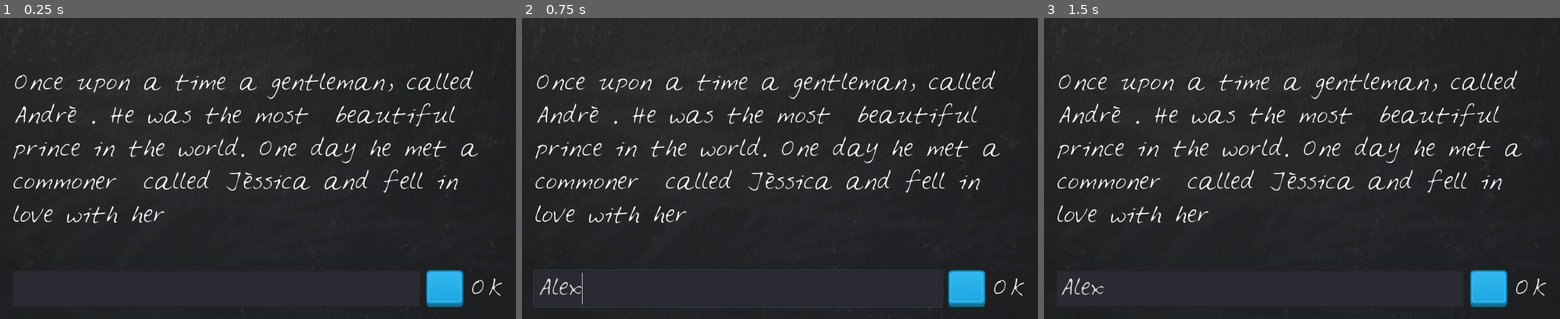
Above: before the commit, frames 1-3 (left to right).
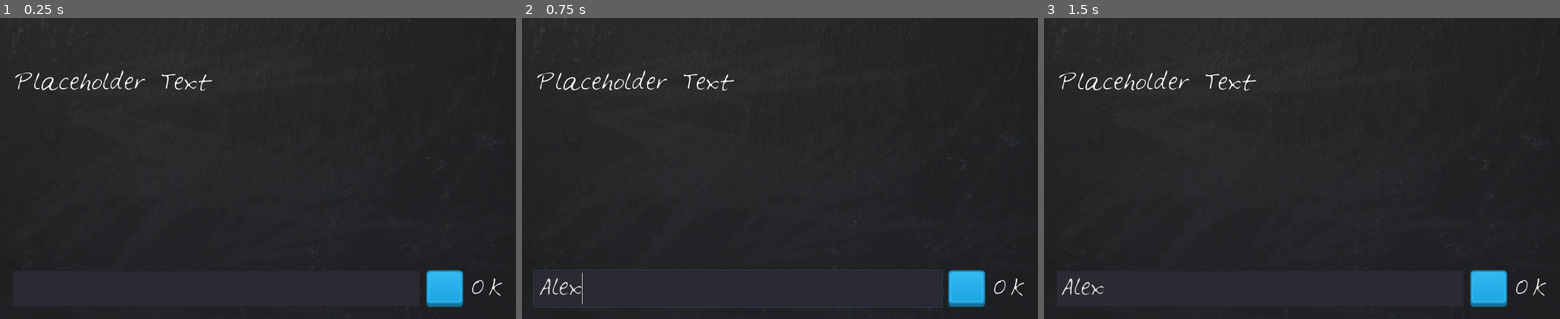
Above: after the commit, the same moments.

Repository: TheJessicaBohn/discovering-godot-course
Game: Godot game, scene res://LooneyLips.tscn
Two runs of this game, one before a commit and one after it. Both use one fixed random seed, a clock stepped at 60 frames per second and the inputs below.
Inputs (mouse positions are in pixels of both pictures, inside the frame that each line leads up to):
- Up to frame 1 (0.25 s): no input
- Up to frame 2 (0.75 s): click (738, 288) at 0.52 s; type "Alex" at 0.6 s
- Up to frame 3 (1.5 s): click (1487, 288) at 1.25 s

The runs differ from the first frame. In frame 1, 4.7% of the frame differs, in the area x 2-93%, y 17-69%; in frame 2, 4.7%; in frame 3, 4.7%.
Error after the commit: Parse Error: Error parsing expression, misplaced: ']' (res://LooneyLips.gd:39)

Commit message:
Updated Looney_Lips

Diff:
--- a/Looney_Lips/LooneyLips.gd
+++ b/Looney_Lips/LooneyLips.gd
@@ -1,21 +1,49 @@
 extends Control
 
+var player_words = []
+var story = "Once upon a time a gentleman, called %s. He was the most %s prince in the %s. One day he met a commoner  called %s and fell in %s with her"
+var prompts = [ " a name ", " a noun", "adverb", "adjective"]
+
+onready var PlayerText = $VBoxContainer/HBoxContainer/PlayerText
+onready var DisplayText = $VBoxContainer/DisplayText
+
 func _ready():
-	var prompts = [ " André ", " beautiful", "world", "Jéssica", "love"]
-	var story = "Once upon a time a gentleman, called %s. He was the most %s prince in the %s. One day he met a commoner  called %s and fell in %s with her"
-	print(story % prompts)
-	#prompts = [ " Kylo Ren ", " hideous", "world", "Rey", "hate"]
-	#print(story % prompts)
-	#person = " Someone Else "
-	#print("Once upon a time a gentle, called" + person + "the most beautiful prince in the world")
-	#$DisplayText.text = "Qualquer coisa na tela"
-	$VBoxContainer/DisplayText.text = story % prompts
+	check_player_words_length()
 
 
 func _on_PlayerText_text_entered(new_text):
-	update_DisplayText(new_text)
+#	update_DisplayText(new_text)
+#	story = ""
+	add_to_player_words()
 
 
-func update_DisplayText(words):
-	$VBoxContainer/DisplayText.text = words
-	$VBoxContainer/HBoxContainer/PlayerText.clear()
+func _on_TextureButton_pressed():
+#	var words = PlayerText.text
+#	update_DisplayText(words)
+	add_to_player_words()
+
+
+#func update_DisplayText(words):
+#	$VBoxContainer/DisplayText.text = words
+#	$VBoxContainer/HBoxContainer/PlayerText.clear()
+
+
+func add_to_player_words():
+	player_words.append(PlayerText.text)
+
+
+func is_story_done():
+	return player_words.size() == prompts.size()
+
+
+func check_player_words_length():]
+	if is_story_done():
+		tell_story()
+	else:
+		prompts_player()
+
+func tell_story():
+	DisplayText.text = story % player_words
+
+func prompts_player():
+	DisplayText.text = "May I have"	+ prompts[player_words.size()] + " please?"
--- a/Looney_Lips/LooneyLips.tscn
+++ b/Looney_Lips/LooneyLips.tscn
@@ -48,9 +48,9 @@
 }
 
 [node name="DisplayText" type="Label" parent="VBoxContainer"]
-margin_top = 74.0
+margin_top = 75.0
 margin_right = 976.0
-margin_bottom = 474.0
+margin_bottom = 475.0
 rect_min_size = Vector2( 0, 400 )
 custom_fonts/font = SubResource( 1 )
 text = "Placeholder Text "
@@ -97,3 +97,4 @@
 "_edit_use_anchors_": false
 }
 [connection signal="text_entered" from="VBoxContainer/HBoxContainer/PlayerText" to="." method="_on_PlayerText_text_entered"]
+[connection signal="pressed" from="VBoxContainer/HBoxContainer/TextureButton" to="." method="_on_TextureButton_pressed"]
